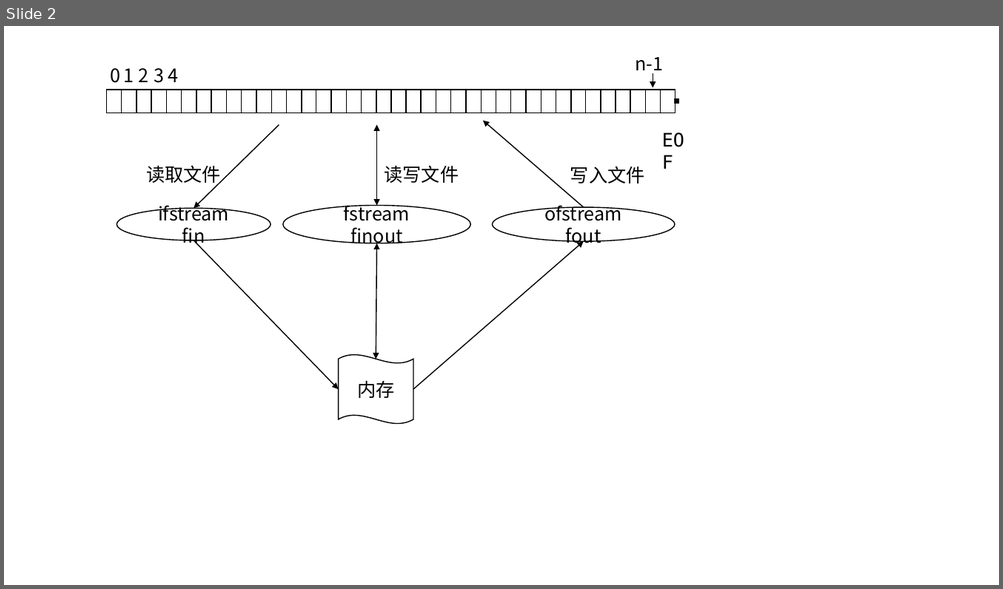
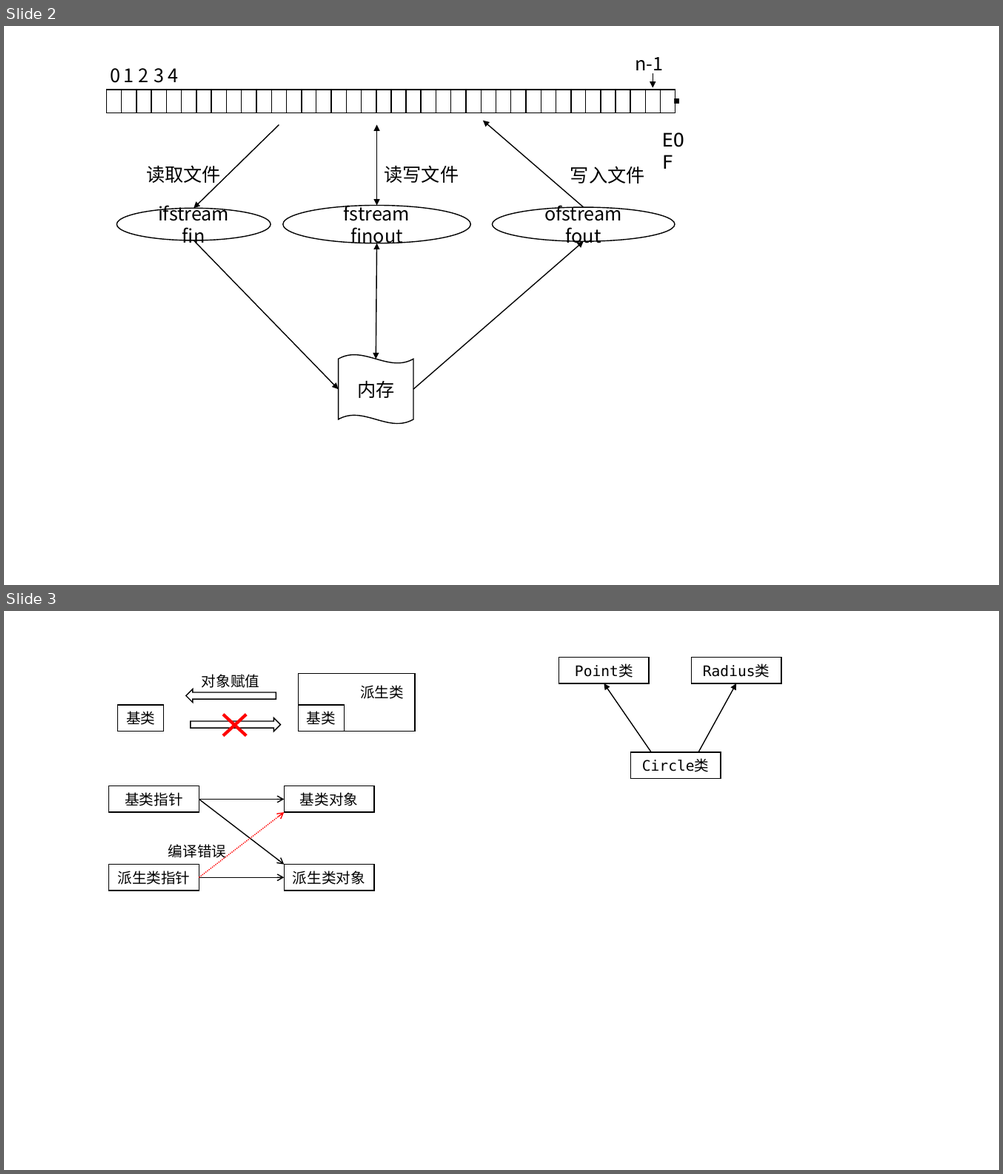
Before and after one commit to RoureYungLoo/RoureYungLoo.github.io, a slide deck: docs/chart.pptx. Shown one above the other, each under a label of ours: slide 2 before the commit, slides 2 and 3 after it. The pictures are 1003x589 and 1003x1174 pixels, drawn with LibreOffice and Linux fonts; fonts in the diff are those of the drawing. Boxes give left, top, right and bottom in pixels: in the first picture for what was removed or moved away, otherwise in the second. Text is boxed around its words. In the diff, an @@ line names an element or a change of style, - is before the commit and + after.

```diff
--- a/docs/chart.pptx
+++ b/docs/chart.pptx
@@ slide 3 added at (4, 611, 999, 1170), background #FFFFFF @@
@@ text added at (202, 674, 259, 688), 14 pt, text #000000 @@
+对象赋值
@@ rectangle added at (298, 674, 415, 731), fill #FFFFFF, outline #000000 1 pt @@
@@ rectangle added at (559, 658, 649, 684), fill #FFFFFF, outline #000000 1 pt, 14 pt, text #000000 @@
+Point类
@@ rectangle added at (691, 658, 782, 684), fill #FFFFFF, outline #000000 1 pt, 14 pt, text #000000 @@
+Radius类
@@ right arrow added at (186, 689, 276, 703), fill #FFFFFF, outline #000000 1 pt @@
@@ text added at (360, 685, 404, 699), 14 pt, text #000000 @@
+派生类
@@ arrow added from (651, 752) to (604, 684), #000000 1 pt @@
@@ arrow added from (699, 752) to (736, 684), #000000 1 pt @@
@@ rectangle added at (117, 705, 164, 731), fill #FFFFFF, outline #000000 1 pt, 14 pt, text #000000 @@
+基类
@@ right arrow added at (190, 718, 281, 731), fill #FFFFFF, outline #000000 1 pt @@
@@ line added from (223, 715) to (247, 735), #FF0000 3 pt @@
@@ line added from (223, 735) to (247, 715), #FF0000 3 pt @@
@@ rectangle added at (298, 705, 344, 731), fill #FFFFFF, outline #000000 1 pt, 14 pt, text #000000 @@
+基类
@@ rectangle added at (631, 752, 721, 778), fill #FFFFFF, outline #000000 1 pt, 14 pt, text #000000 @@
+Circle类
@@ rectangle added at (109, 786, 199, 812), fill #FFFFFF, outline #000000 1 pt, 14 pt, text #000000 @@
+基类指针
@@ rectangle added at (284, 786, 374, 812), fill #FFFFFF, outline #000000 1 pt, 14 pt, text #000000 @@
+基类对象
@@ arrow added from (199, 799) to (284, 799), #000000 1 pt @@
@@ arrow added from (199, 799) to (284, 865), #000000 1 pt @@
@@ arrow added from (199, 877) to (284, 812), #FF0000 1 pt dashed @@
@@ text added at (168, 844, 226, 861), 14 pt, text #000000 @@
+编译错误
@@ rectangle added at (109, 865, 199, 891), fill #FFFFFF, outline #000000 1 pt, 14 pt, text #000000 @@
+派生类指针
@@ rectangle added at (284, 865, 374, 891), fill #FFFFFF, outline #000000 1 pt, 14 pt, text #000000 @@
+派生类对象
@@ arrow added from (199, 877) to (284, 877), #000000 1 pt @@
```
Also in this commit, not shown: 2 other slides added, 10 other files.
